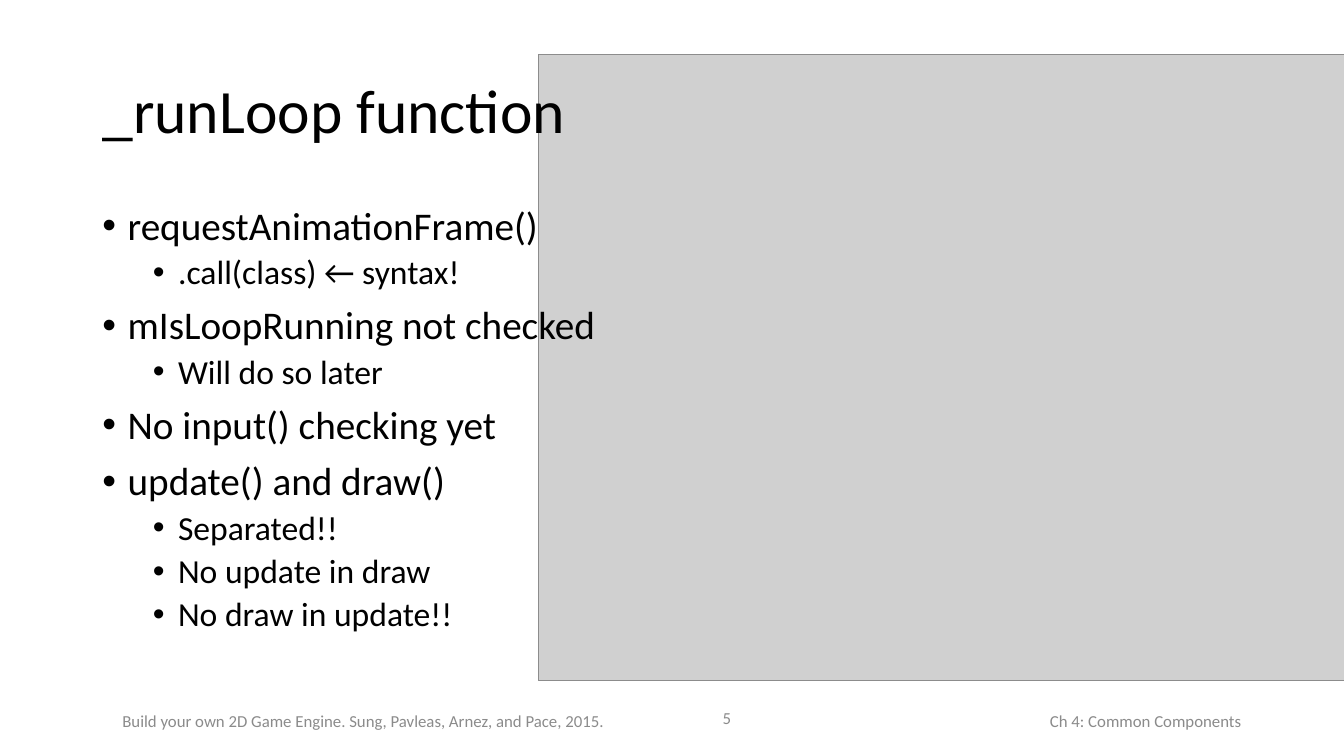
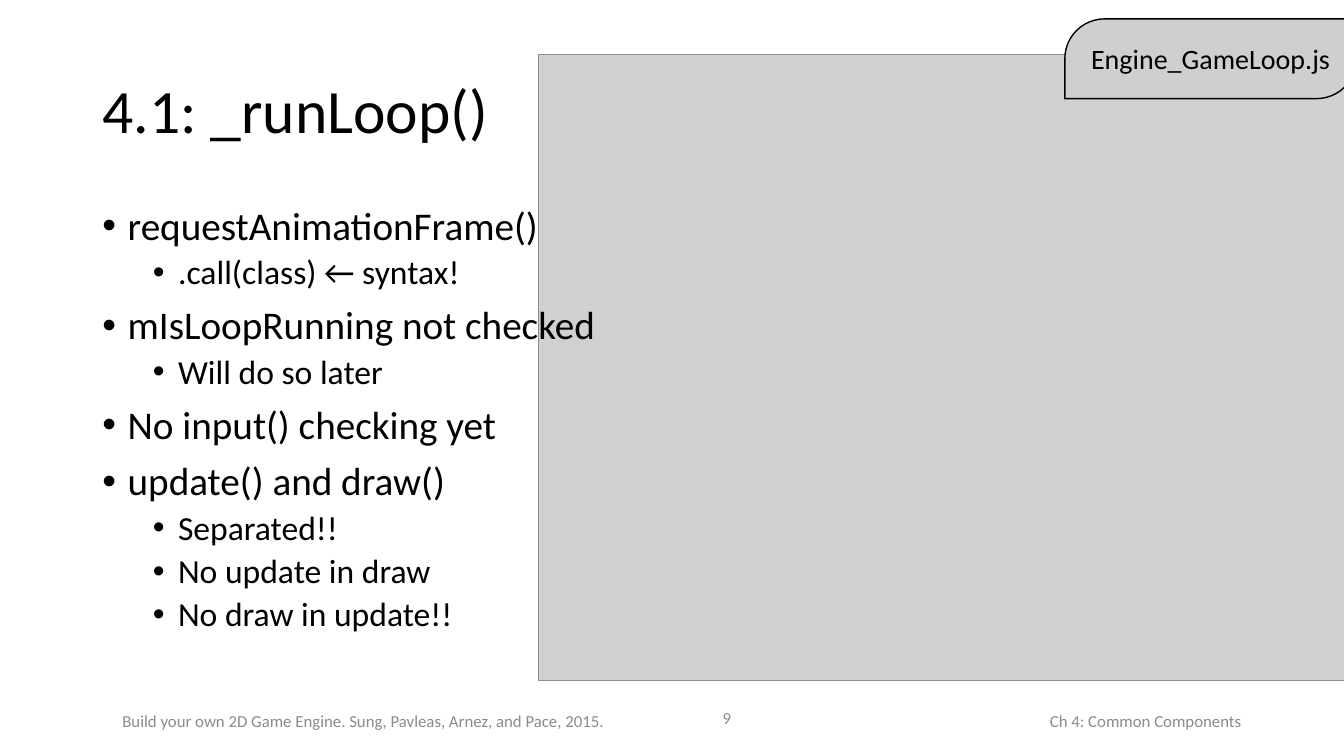
Before and after one commit to HTML5GameEngineGroup/html5engine, a slide deck: slide 9 of BookChapterContent/Slides/Chap4.pptx (slide 5 before the commit). Drawn at 1344x756 pixels with LibreOffice and Linux fonts; fonts in the diff are those of the drawing; grey boxes stand for pictures. Boxes give left, top, right and bottom in pixels: in the first picture for what was removed or moved away, otherwise in the second. Text is boxed around its words. In the diff, an @@ line names an element or a change of style, - is before the commit and + after.

```diff
--- a/BookChapterContent/Slides/Chap4.pptx
+++ b/BookChapterContent/Slides/Chap4.pptx
@@ round diag rect added at <box>1065,19,1344,99</box>, fill #D0CECE, outline #000000 1 pt, 20 pt, text #000000 @@
+Engine_GameLoop.js
@@ title at <box>102,88,488,143</box>: text changed @@
-_runLoop function
+4.1: _runLoop()
@@ page number at <box>723,713,731,724</box>: text changed @@
-5
+9
```
Also in this commit, not shown: 38 other slides changed, 18 slides added, 23 other files.
